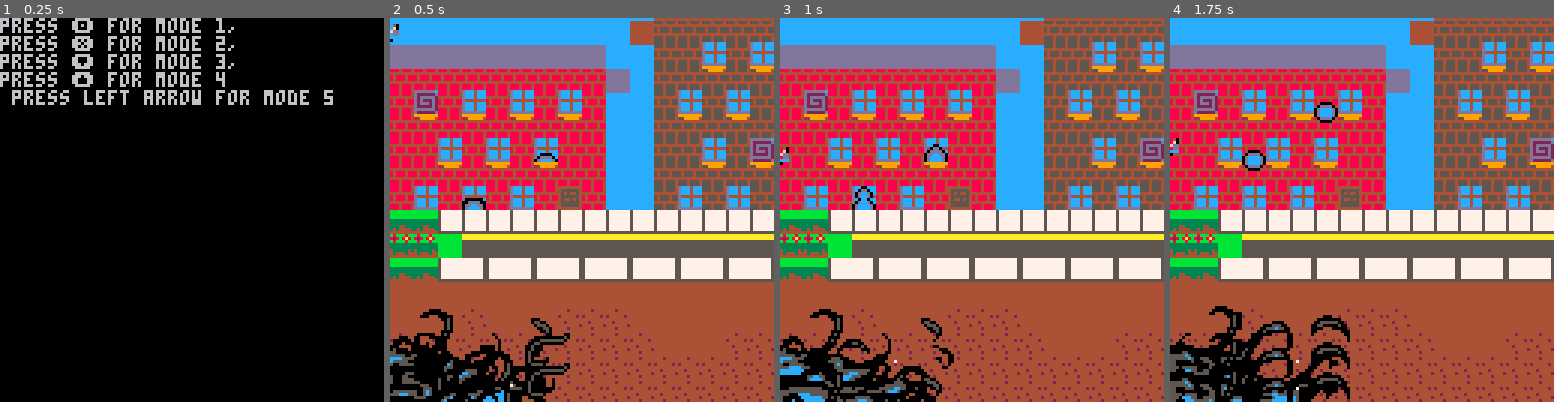
Above: before the commit, frames 1-4 (left to right).
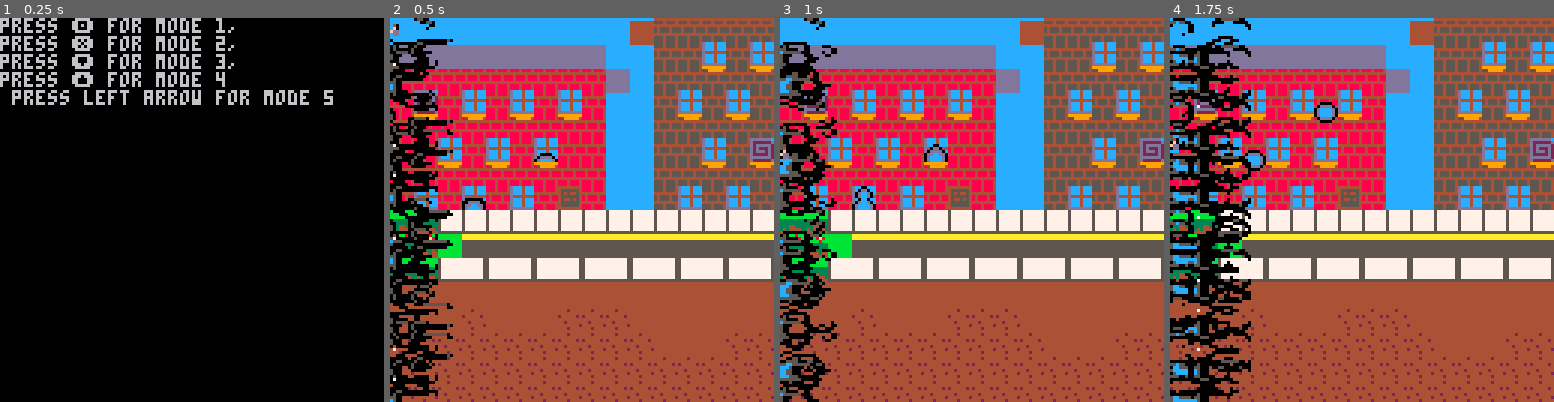
Above: after the commit, the same moments.

Repository: llopez020/Anxiety-at-its-Finest
Game: PICO-8 cartridge newbase.p8
Same seed, same stepped clock (60 frames per second), same inputs: the game is played once before the commit and once after it.
Inputs:
- Up to frame 1 (0.25 s): no input
- Up to frame 2 (0.5 s): tap O (Z key) at 0.33 s
- Up to frame 3 (1 s): tap O (Z key) at 0.7 s
- Up to frame 4 (1.75 s): tap X (X key) at 1.07 s; tap O (Z key) at 1.43 s

Frame 1 is identical in both runs. In frame 2, 12% of the frame differs, in the area x 0-47%, y 0-100%; in frame 3, 11%; in frame 4, 16%.

Commit message:
anxiety wall concept

Diff:
--- a/newbase.p8
+++ b/newbase.p8
@@ -24,6 +24,15 @@
 anxiety_animation = {64,72,128,136,128,72}
 anxiety_animation2 = {64,72,128,136,128,72}
 anxiety_animation3 = {64,72,128,136,128,72}
+anxiety_animation4 = {64,72,128,136,128,72}
+anxiety_animation5 = {64,72,128,136,128,72}
+anxiety_animation6 = {64,72,128,136,128,72}
+anxiety_animation7 = {64,72,128,136,128,72}
+anxiety_animation8 = {64,72,128,136,128,72}
+anxiety_animation9 = {64,72,128,136,128,72}
+anxiety_animation10 = {64,72,128,136,128,72}
+anxiety_animation11 = {64,72,128,136,128,72}
+anxiety_animation12 = {64,72,128,136,128,72}
 blob_animation = {247,248,249,250,251,252}
 bounce = 0
 --
@@ -119,9 +128,19 @@
 
 map(0, 0, realmapx, realmapy, 128, 32)
 drawallobj() -- draws objects on to screen
-animate(anxiety_animation,sin(bounce)*4-4,96,anxiety_animation,8,4,5)
-animate(anxiety_animation2,sin(bounce)*4-4,105,anxiety_animation2,8,4,11)
-animate(anxiety_animation3,sin(bounce)*4-4,115,anxiety_animation3,8,4,17)
+animate(anxiety_animation,sin(bounce)*4-40,96-8,anxiety_animation,8,4,5)
+animate(anxiety_animation2,sin(bounce)*4-40,110-8,anxiety_animation2,8,4,11)
+animate(anxiety_animation3,sin(bounce)*4-40,120-8,anxiety_animation3,8,4,17)
+animate(anxiety_animation4,sin(bounce)*4-40,96-35,anxiety_animation4,8,4,5)
+animate(anxiety_animation5,sin(bounce)*4-40,110-35,anxiety_animation5,8,4,11)
+animate(anxiety_animation6,sin(bounce)*4-40,100-35,anxiety_animation6,8,4,17)
+
+animate(anxiety_animation7,sin(bounce)*4-40,96-8-63,anxiety_animation7,8,4,5)
+animate(anxiety_animation8,sin(bounce)*4-40,105-8-63,anxiety_animation8,8,4,11)
+animate(anxiety_animation9,sin(bounce)*4-40,115-8-63,anxiety_animation9,8,4,17)
+animate(anxiety_animation10,sin(bounce)*4-40,96-35-63,anxiety_animation10,8,4,5)
+animate(anxiety_animation11,sin(bounce)*4-40,105-35-63,anxiety_animation11,8,4,11)
+animate(anxiety_animation12,sin(bounce)*4-40,17-35-63,anxiety_animation12,8,4,17)
 
 button=-1
 -- fps debug
@@ -196,7 +215,7 @@
 if(bounce > 1) then
 	bounce = 0
 else
-//	bounce = bounce + 0.010
+	bounce = bounce + 0.010
 end
 
 if debugint==1 then print(stat(7).." fps\n",0,0,7) end
Not shown, changed: 64 lines of the sprite sheet (__gfx__) section of newbase.p8
